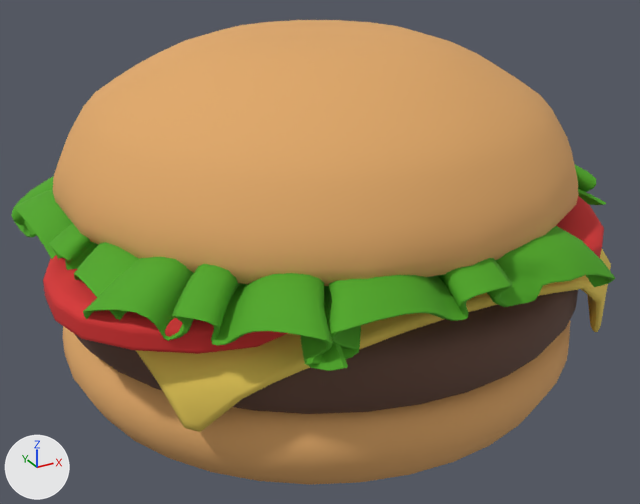
The FBX model PROJECT/ProtoFinalProject/Assets/Objects/mesh_Hamburger.FBX: old version first, new version second.
The view is the same before and after, from a camera (50 mm lens) standing at (-2.07, -3.8, 2.47) and looking at (-0.03, -0.09, 0.61). The axes (+X, +Y, +Z) are drawn at lower left. The lights are the same throughout. Where no turn or scale is listed for an object, it has been applied to the vertices.

In view in the first picture: 'Hamburger'.
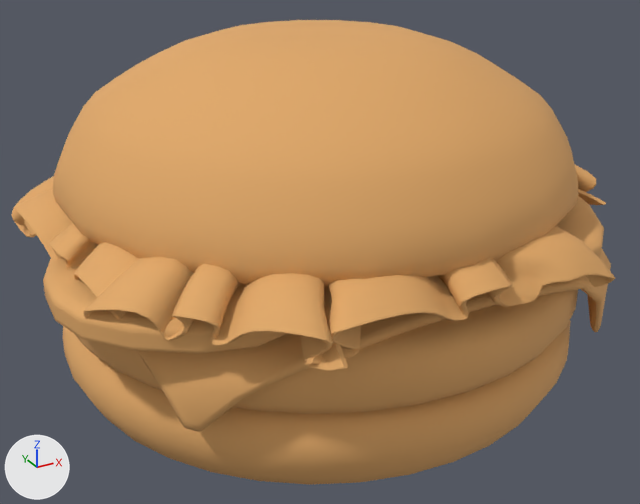
What differs and where, as boxes [x1, y1, x2, y2] in the pictures (640 x 504 px):
part 1 of me_mesh, recoloured (red to orange): [43, 196, 604, 354] in both
part 2 of me_mesh, recoloured: [74, 290, 578, 414] in both
part 3 of me_mesh, recoloured (green to orange): [12, 165, 615, 371] in both
part 4 of me_mesh, recoloured (yellow to brown): [136, 249, 611, 432] in both

What changed in the scene script:
```text
Change me_mesh:
    where me_mesh.from_pydata(...)  # 7281 vertices, 14506 faces; spans x -1.47..1.42, y -1.43..1.48, z -0.01..1.72
    used by ob_hamburger; location = (0.0, 0.0, 0.0)
    me_mesh part 1: all 1296 faces that had it switch from mat_03___default (red #d52e2e) to mat_02___default (orange #e1a968)
    me_mesh part 2: all 504 faces that had it switch from mat_07___default (brown #624538) to mat_02___default (orange #e1a968)
    me_mesh part 3: all 10724 faces that had it switch from mat_08___default (green #4da71c) to mat_02___default (orange #e1a968)
    me_mesh part 4: all 936 faces that had it switch from mat_09___default (yellow #e8cb56) to mat_02___default (orange #e1a968)
```
